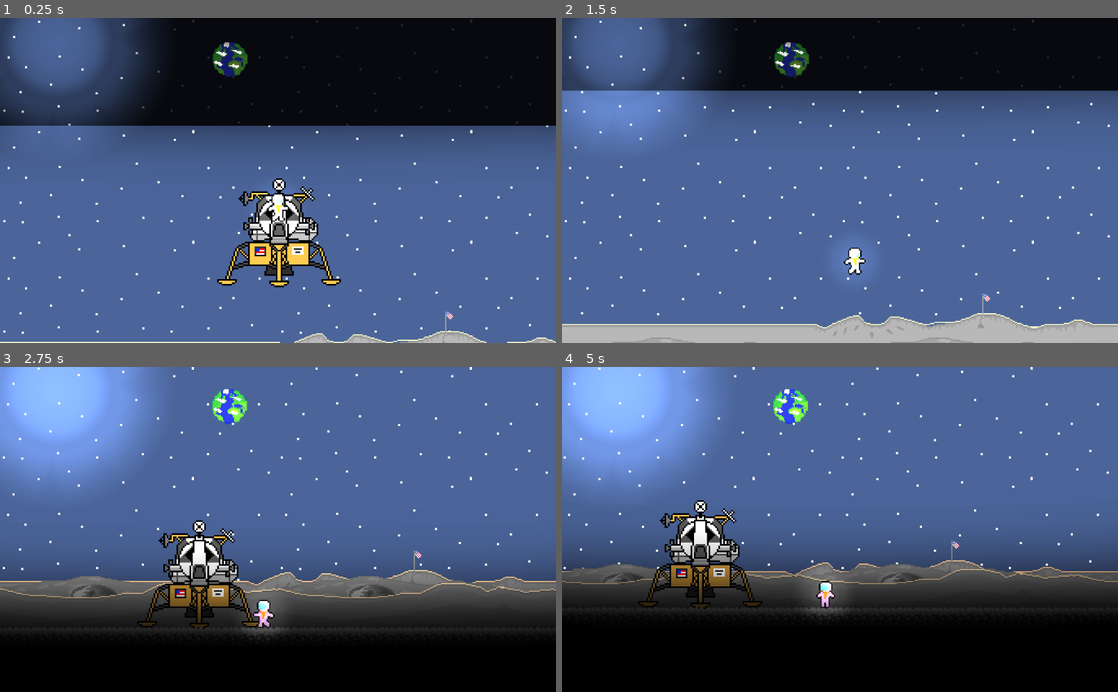
Above: before the commit, frames 1-4 (two rows, left to right).
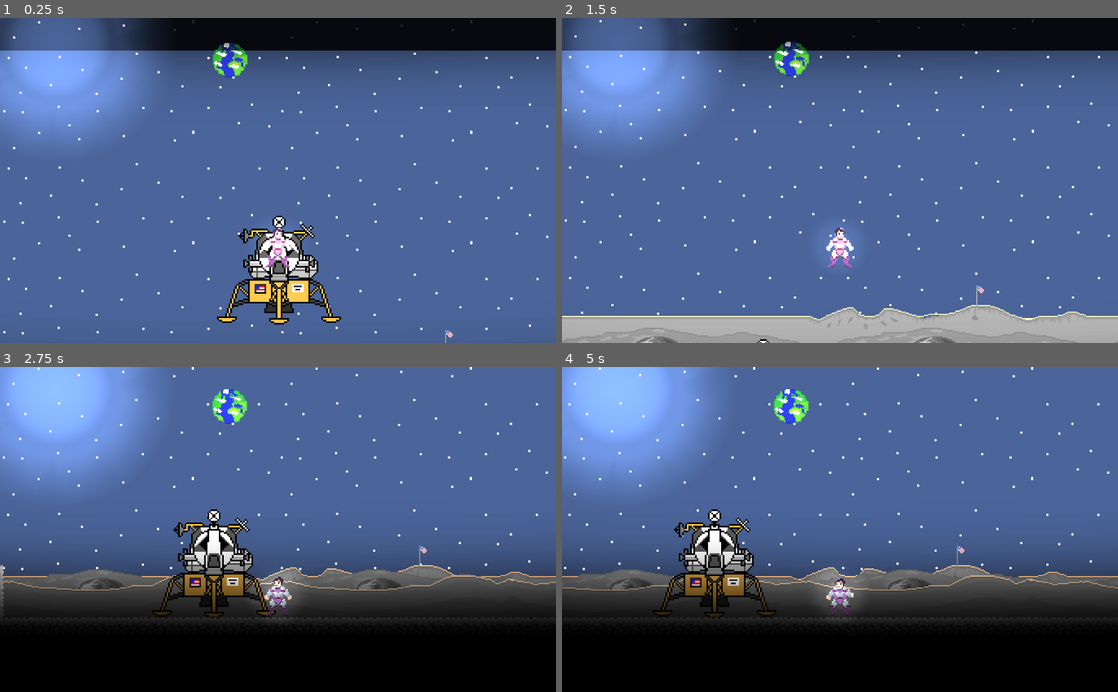
Above: after the commit, the same moments.

Repository: kukosek/mission-sacriffice
Game: Godot game, scene res://Scenes/moon1/moon.tscn
Same seed, same stepped clock (60 frames per second), same inputs: the game is played once before the commit and once after it.
Inputs (mouse positions are in pixels of both pictures, inside the frame that each line leads up to):
- Up to frame 1 (0.25 s): no input
- Up to frame 2 (1.5 s): tap Enter (ui_accept) at 0.5, 0.77 s; move the mouse to (962, 164) at 0.52 s; hold Right (ui_right) from 0.53 s (still down); click (962, 164) at 0.67 s; move the mouse to (728, 196) at 1.27 s
- Up to frame 3 (2.75 s): tap Enter (ui_accept) at 1.52 s; move the mouse to (333, 458) at 2.02 s; release Right (ui_right) at 2.03 s; hold Left (ui_left) from 2.03 s (still down)
- Up to frame 4 (5 s): move the mouse to (812, 594) at 2.77 s; release Left (ui_left) at 2.78 s; hold Right (ui_right) 2.78-4.28 s; click (812, 594) at 2.92 s; tap Enter (ui_accept) at 3.02, 3.77, 4.52 s; move the mouse to (1006, 578) at 3.52 s; move the mouse to (673, 480) at 4.27 s; hold Left (ui_left) from 4.28 s (still down)

The runs differ from the first frame. In frame 1, 35% of the frame differs, in the area x 0-100%, y 0-100%; in frame 2, 23%; in frame 3, 9.3%; in frame 4, 8.5%.

Commit message:
change player sprite

Diff:
--- a/Scenes/character/character.tscn
+++ b/Scenes/character/character.tscn
@@ -1,24 +1,158 @@
-[gd_scene load_steps=10 format=2]
+[gd_scene load_steps=35 format=2]
 
-[ext_resource path="res://Scenes/character/kosmo/chozeni/walking3.png" type="Texture" id=1]
-[ext_resource path="res://Scenes/character/kosmo/chozeni/walking2.png" type="Texture" id=2]
-[ext_resource path="res://Scenes/character/kosmo/chozeni/walking1.png" type="Texture" id=3]
-[ext_resource path="res://Scenes/character/kosmo/chozeni/walking4.png" type="Texture" id=4]
+[ext_resource path="res://Scenes/character/kosmosheet.png" type="Texture" id=1]
 [ext_resource path="res://Scenes/character/Player.gd" type="Script" id=5]
 [ext_resource path="res://Scenes/light.png" type="Texture" id=6]
 [ext_resource path="res://Scenes/character/Camera2D.gd" type="Script" id=7]
 
+[sub_resource type="AtlasTexture" id=3]
+atlas = ExtResource( 1 )
+region = Rect2( 0, 0, 32, 32 )
+
+[sub_resource type="AtlasTexture" id=4]
+atlas = ExtResource( 1 )
+region = Rect2( 32, 0, 32, 32 )
+
+[sub_resource type="AtlasTexture" id=5]
+atlas = ExtResource( 1 )
+region = Rect2( 64, 0, 32, 32 )
+
+[sub_resource type="AtlasTexture" id=6]
+atlas = ExtResource( 1 )
+region = Rect2( 96, 0, 32, 32 )
+
+[sub_resource type="AtlasTexture" id=7]
+atlas = ExtResource( 1 )
+region = Rect2( 0, 64, 32, 32 )
+
+[sub_resource type="AtlasTexture" id=8]
+atlas = ExtResource( 1 )
+region = Rect2( 32, 64, 32, 32 )
+
+[sub_resource type="AtlasTexture" id=9]
+atlas = ExtResource( 1 )
+region = Rect2( 64, 64, 32, 32 )
+
+[sub_resource type="AtlasTexture" id=10]
+atlas = ExtResource( 1 )
+region = Rect2( 96, 64, 32, 32 )
+
+[sub_resource type="AtlasTexture" id=11]
+atlas = ExtResource( 1 )
+region = Rect2( 0, 128, 32, 32 )
+
+[sub_resource type="AtlasTexture" id=12]
+atlas = ExtResource( 1 )
+region = Rect2( 32, 128, 32, 32 )
+
+[sub_resource type="AtlasTexture" id=13]
+atlas = ExtResource( 1 )
+region = Rect2( 0, 96, 32, 32 )
+
+[sub_resource type="AtlasTexture" id=14]
+atlas = ExtResource( 1 )
+region = Rect2( 32, 96, 32, 32 )
+
+[sub_resource type="AtlasTexture" id=15]
+atlas = ExtResource( 1 )
+region = Rect2( 64, 96, 32, 32 )
+
+[sub_resource type="AtlasTexture" id=16]
+atlas = ExtResource( 1 )
+region = Rect2( 64, 128, 32, 32 )
+
+[sub_resource type="AtlasTexture" id=17]
+atlas = ExtResource( 1 )
+region = Rect2( 96, 128, 32, 32 )
+
+[sub_resource type="AtlasTexture" id=18]
+atlas = ExtResource( 1 )
+region = Rect2( 128, 128, 32, 32 )
+
+[sub_resource type="AtlasTexture" id=19]
+atlas = ExtResource( 1 )
+region = Rect2( 160, 128, 32, 32 )
+
+[sub_resource type="AtlasTexture" id=20]
+atlas = ExtResource( 1 )
+region = Rect2( 192, 128, 32, 32 )
+
+[sub_resource type="AtlasTexture" id=21]
+atlas = ExtResource( 1 )
+region = Rect2( 0, 32, 32, 32 )
+
+[sub_resource type="AtlasTexture" id=22]
+atlas = ExtResource( 1 )
+region = Rect2( 32, 32, 32, 32 )
+
+[sub_resource type="AtlasTexture" id=23]
+atlas = ExtResource( 1 )
+region = Rect2( 64, 32, 32, 32 )
+
+[sub_resource type="AtlasTexture" id=24]
+atlas = ExtResource( 1 )
+region = Rect2( 96, 32, 32, 32 )
+
+[sub_resource type="AtlasTexture" id=25]
+atlas = ExtResource( 1 )
+region = Rect2( 128, 32, 32, 32 )
+
+[sub_resource type="AtlasTexture" id=26]
+atlas = ExtResource( 1 )
+region = Rect2( 160, 32, 32, 32 )
+
+[sub_resource type="AtlasTexture" id=27]
+atlas = ExtResource( 1 )
+region = Rect2( 192, 32, 32, 32 )
+
+[sub_resource type="AtlasTexture" id=28]
+atlas = ExtResource( 1 )
+region = Rect2( 224, 32, 32, 32 )
+
+[sub_resource type="AtlasTexture" id=29]
+atlas = ExtResource( 1 )
+region = Rect2( 256, 32, 32, 32 )
+
+[sub_resource type="AtlasTexture" id=30]
+atlas = ExtResource( 1 )
+region = Rect2( 288, 32, 32, 32 )
+
 [sub_resource type="SpriteFrames" id=1]
 animations = [ {
-"frames": [ ExtResource( 3 ), ExtResource( 2 ), ExtResource( 1 ), ExtResource( 4 ) ],
+"frames": [ SubResource( 3 ), SubResource( 4 ), SubResource( 5 ), SubResource( 6 ) ],
 "loop": true,
 "name": "default",
+"speed": 3.0
+}, {
+"frames": [ SubResource( 7 ), SubResource( 8 ), SubResource( 9 ), SubResource( 10 ) ],
+"loop": true,
+"name": "wallslide",
 "speed": 5.0
+}, {
+"frames": [ SubResource( 11 ), SubResource( 12 ) ],
+"loop": true,
+"name": "jump",
+"speed": 5.0
+}, {
+"frames": [ SubResource( 13 ), SubResource( 14 ), SubResource( 15 ) ],
+"loop": true,
+"name": "pre_jump",
+"speed": 5.0
+}, {
+"frames": [ SubResource( 16 ), SubResource( 17 ), SubResource( 18 ), SubResource( 19 ), SubResource( 20 ) ],
+"loop": true,
+"name": "post_jump",
+"speed": 5.0
+}, {
+"frames": [ SubResource( 21 ), SubResource( 22 ), SubResource( 23 ), SubResource( 24 ), SubResource( 25 ), SubResource( 26 ), SubResource( 27 ), SubResource( 28 ), SubResource( 29 ), SubResource( 30 ) ],
+"loop": true,
+"name": "walking",
+"speed": 10.0
 } ]
 
 [sub_resource type="CapsuleShape2D" id=2]
-radius = 30.4706
-height = 36.3829
+radius = 49.1856
+height = 67.5723
 
 [node name="Node2D" type="Node2D"]
 
@@ -32,7 +166,7 @@
 scale = Vector2( 5, 5 )
 z_index = 512
 frames = SubResource( 1 )
-frame = 2
+frame = 3
 playing = true
 
 [node name="CollisionShape2D" type="CollisionShape2D" parent="KinematicBody2D"]
@@ -41,7 +175,6 @@
 [node name="Camera2D" type="Camera2D" parent="KinematicBody2D"]
 current = true
 zoom = Vector2( 2, 2 )
-smoothing_enabled = true
 script = ExtResource( 7 )
 
 [node name="Light2D" type="Light2D" parent="KinematicBody2D"]
--- a/Scenes/moon1/Sunlight.gd
+++ b/Scenes/moon1/Sunlight.gd
@@ -9,11 +9,18 @@
 	var tilemap = get_parent().get_node("TileMap")
 	tilemap_top_y = (8+light_cells_outreach)*tilemap.cell_size.y*tilemap.scale.y
 var last_screen_size = Vector2()
+var base_position_y
 func _process(delta):
 	var screen_size = get_viewport_rect().size * get_parent().get_node("Player/KinematicBody2D/Camera2D").zoom
 	if screen_size != last_screen_size:
 		var light_size = screen_size*1.2
 		scale = light_size/texture_size
-		position.y = (tilemap_top_y-light_size.y) + light_size.y / 2
-	position.x = get_parent().get_node("Player/KinematicBody2D").position.x
+		base_position_y = (tilemap_top_y-light_size.y) + light_size.y / 2
+	var playerpos = get_parent().get_node("Player/KinematicBody2D").position
+	position.x = playerpos.x
+	if playerpos.y < base_position_y:
+		print(playerpos.y)
+		position.y = playerpos.y
+	else:
+		position.y = base_position_y
 	last_screen_size = screen_size
Not shown, changed: .mono/metadata/ide_messaging_meta.txt
Binary file added: Scenes/character/kosmosheet.png
Not shown, added: Scenes/character/kosmosheet.png.import
